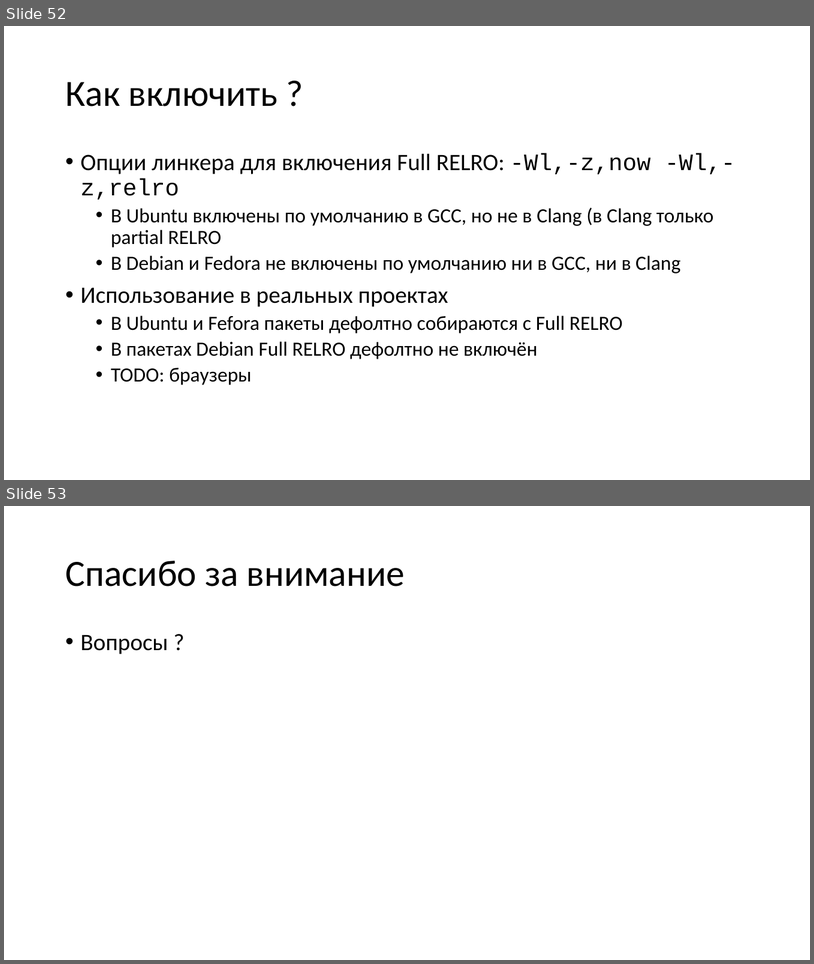
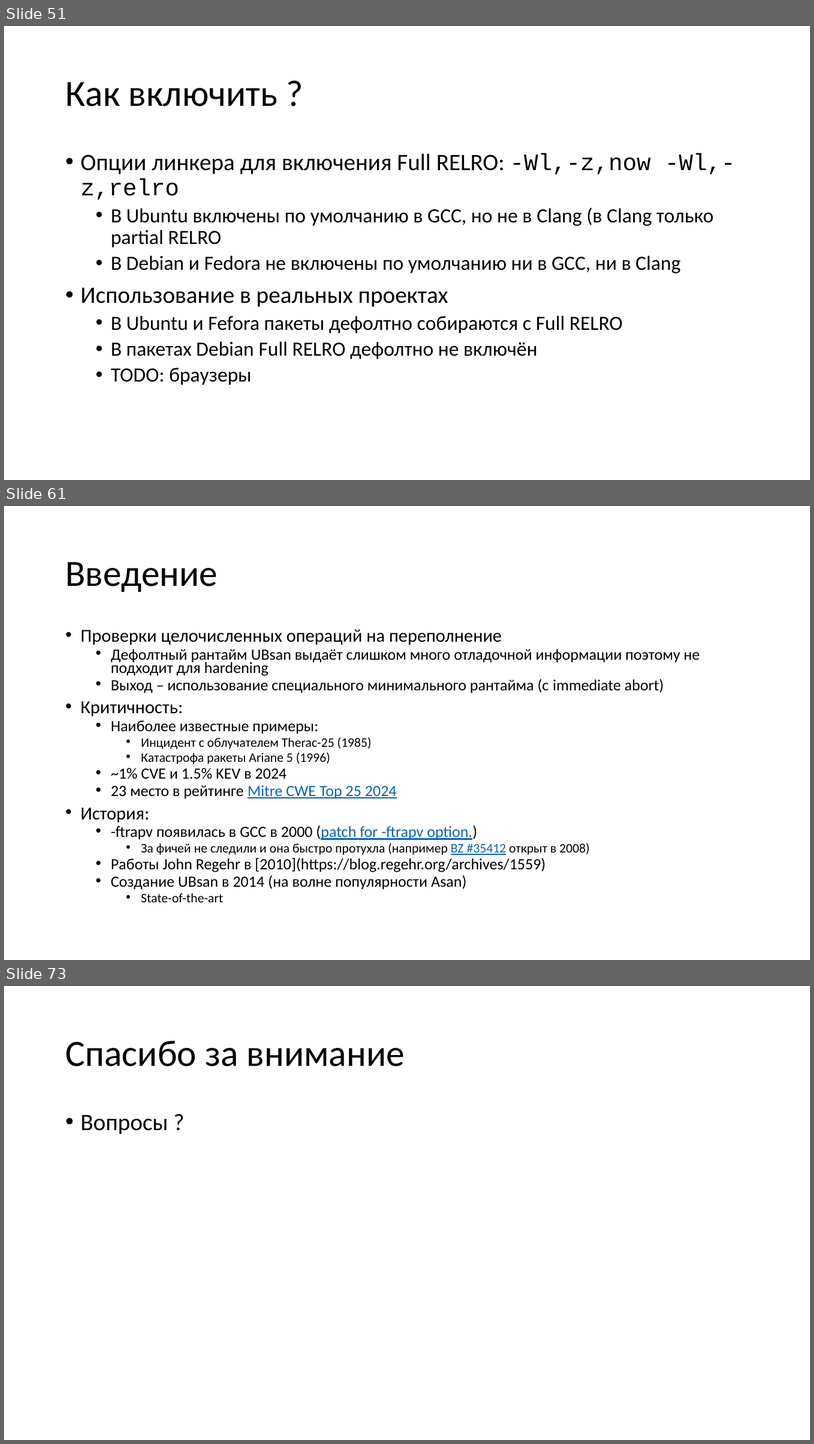
Before and after one commit to yugr/slides, a slide deck: CppZeroCost/2025/RU.pptx. Shown one above the other, each under a label of ours: slides 52 and 53 before the commit, slides 51, 61 and 73 after it; the slides between them are not shown. The pictures are 814x964 and 814x1444 pixels, drawn with LibreOffice and Linux fonts; fonts in the diff are those of the drawing. Boxes give left, top, right and bottom in pixels: in the first picture for what was removed or moved away, otherwise in the second. Text is boxed around its words. In the diff, an @@ line names an element or a change of style, - is before the commit and + after.

```diff
--- a/CppZeroCost/2025/RU.pptx
+++ b/CppZeroCost/2025/RU.pptx
@@ slide 61 added at bbox=[4, 506, 810, 960], background #FFFFFF @@
@@ title added at bbox=[65, 562, 218, 592], 44 pt, text #000000 @@
+Введение
@@ text added at bbox=[81, 629, 700, 902], 18.6 pt, text #000000 @@
+• Проверки целочисленных операций на переполнение
+  • Дефолтный рантайм UBsan выдаёт слишком много отладочной информации поэтому не подходит для hardening
+  • Выход – использование специального минимального рантайма (с immediate abort)
+• Критичность:
+  • Наиболее известные примеры:
+    • Инцидент с облучателем Therac-25 (1985)
+    • Катастрофа ракеты Ariane 5 (1996)
+  • ~1% CVE и 1.5% KEV в 2024
+  • 23 место в рейтинге Mitre CWE Top 25 2024
+• История:
+  • -ftrapv появилась в GCC в 2000 (patch for -ftrapv option.)
+    • За фичей не следили и она быстро протухла (например BZ #35412 открыт в 2008)
+  • Работы John Regehr в [2010](https://blog.regehr.org/archives/1559)
+  • Создание UBsan в 2014 (на волне популярности Asan)
+    • State-of-the-art
@@ what was slide 52 is now slide 51 @@
@@ what was slide 53 is now slide 73 @@
```
Also in this commit, not shown: 20 other slides added, 1 slide removed, 1 other file.
